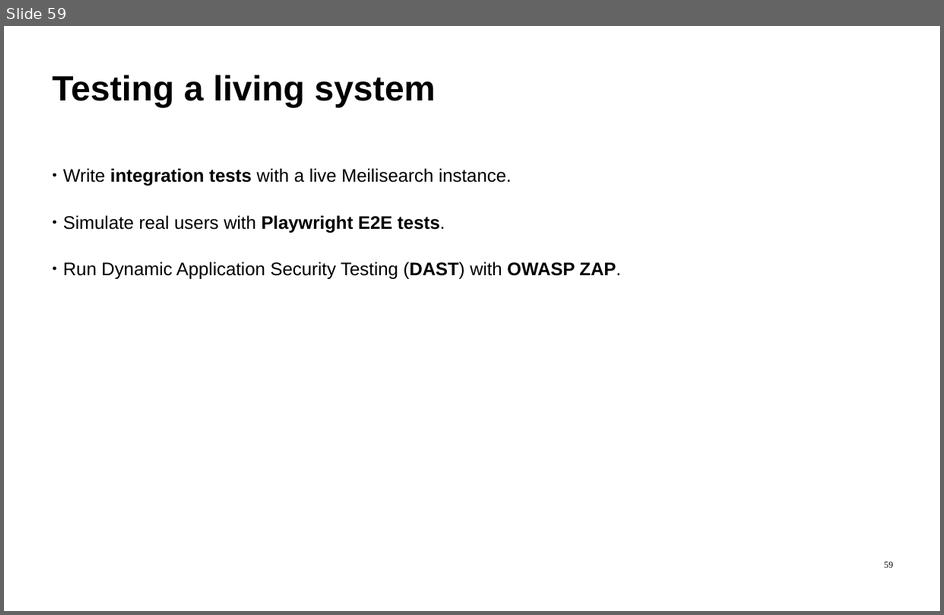
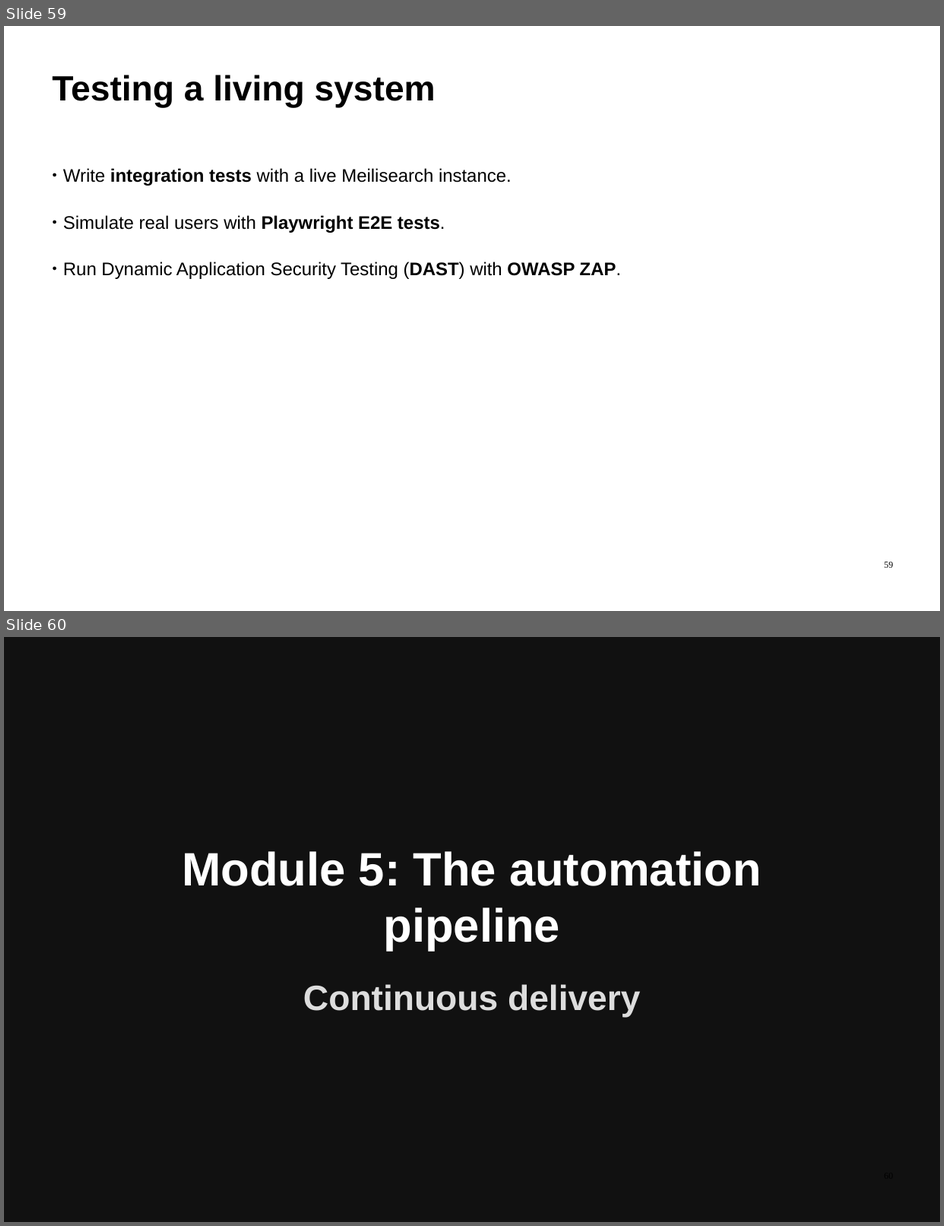
Before and after one commit to ImadSaddik/FullStackDeploymentHandbook, a slide deck: course-assets/slides/full_stack_deployment_guide.odp. Shown one above the other, each under a label of ours: slide 59 before the commit, slides 59 and 60 after it. The pictures are 944x615 and 944x1226 pixels, drawn with LibreOffice and Linux fonts; fonts in the diff are those of the drawing. Boxes give left, top, right and bottom in pixels: in the first picture for what was removed or moved away, otherwise in the second. Text is boxed around its words. In the diff, an @@ line names an element or a change of style, - is before the commit and + after.

```diff
--- a/course-assets/slides/full_stack_deployment_guide.odp
+++ b/course-assets/slides/full_stack_deployment_guide.odp
@@ slide 60 added at (4, 637, 940, 1222), background #111111 @@
@@ text added at (182, 851, 762, 951), 72 pt, text #FFFFFF, bold @@
+Module 5: The automation pipeline
@@ text added at (303, 984, 640, 1018), 54 pt, text #DDDDDD, bold @@
+Continuous delivery
```
Also in this commit, not shown: 1 other slide added.
